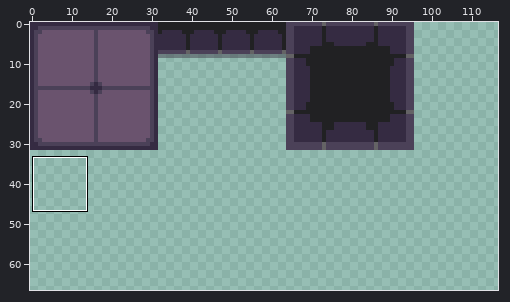
Pixel-art file -- MiniJam-Deception/sprites/tileset.aseprite. Above, an overview of the earlier version with the close-up marked.
Close-up. The starting point:
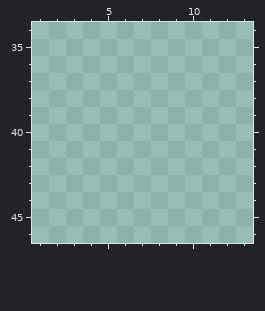
96x96 pixels, 1 frame. Shown: x 1..13, y 34..46. The old version is drawn lined up with the new one, on the new canvas. The wide view leaves out empty margins. The commit also changed other parts of the picture, which this record leaves out.
The same view after the edit:
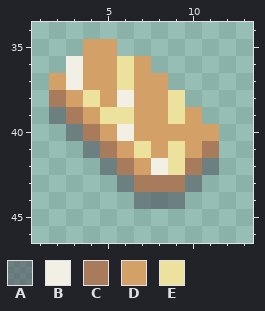
Palette (. is transparent): A #45444f81  B #f2f0e5  C #a77b5b  D #d3a068  E #ede19e
From old to new:
canvas 96x96 -> 128x96
There is now colour A in row 39 at x 2; in row 40 at x 3; in row 41 at x 4; in row 42 at x 5 and 11; in row 43 at x 6 and 10; in row 44 at x 7 to 9.
There is now colour B in rows 36 to 37 at x 3; in row 38 at x 6; in row 40 at x 6; in row 42 at x 8.
There is now colour C in row 38 at x 2; in row 39 at x 3; in row 40 at x 4; in row 41 at x 5 and 11; in row 42 at x 6 and 10; in row 43 at x 7 to 9.
There is now colour D in row 35 at x 4 to 5; in row 36 at x 4 to 5 and 7; in row 37 at x 2, 4 to 5 and 7 to 8; in row 38 at x 3, 5 and 7 to 8; in row 39 at x 4, 7 to 8 and 10; in row 40 at x 5 and 7 to 11.
There is now colour D in row 41 at x 6, 8 and 10; in row 42 at x 7.
There is now colour E in rows 36 to 37 at x 6; in row 38 at x 4 and 9; in row 39 at x 5 to 6 and 9; in row 41 at x 7 and 9; in row 42 at x 9.
Changed places in both close-ups, as pixel boxes (x1, y1, x2, y2):
added: (49, 39, 219, 209)
